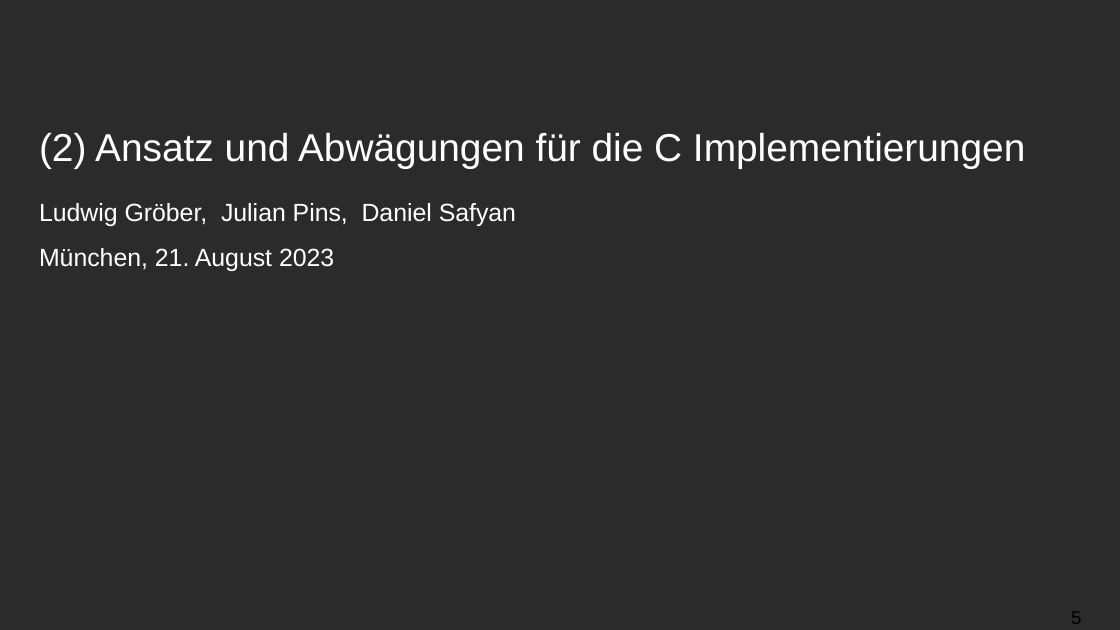
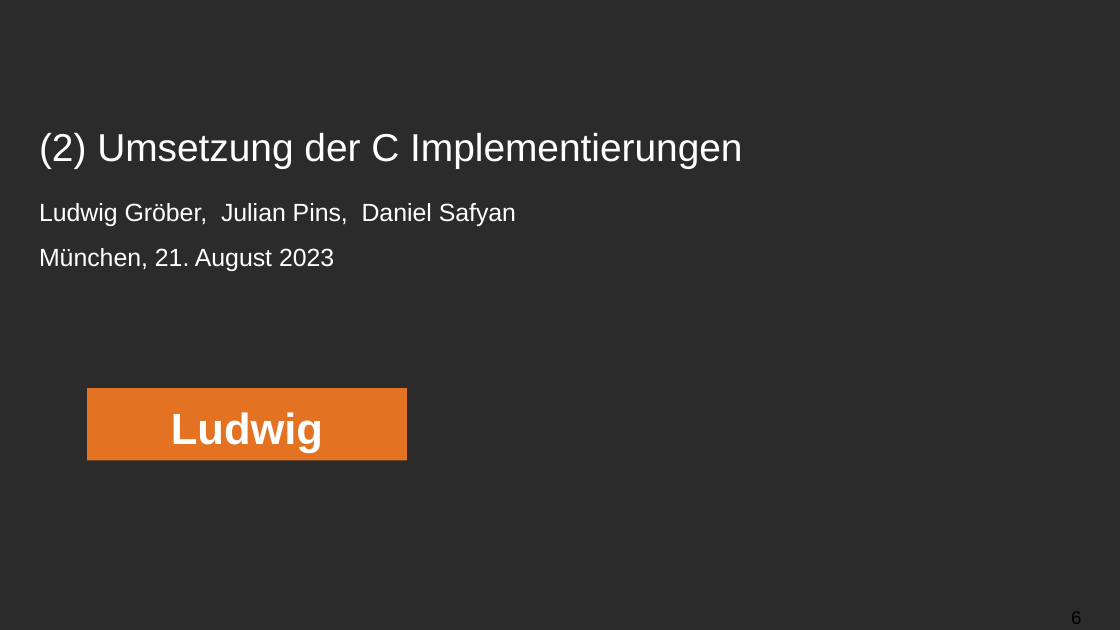
Before and after one commit to ludwiggr/ArSinH, a slide deck: slide 6 of Vortrag/Vortrag.pptx (slide 5 before the commit). Drawn at 1120x630 pixels with LibreOffice and Linux fonts; fonts in the diff are those of the drawing; background and template pictures are left out; a plain dark background stands for a picture behind light text. Boxes give left, top, right and bottom in pixels: in the first picture for what was removed or moved away, otherwise in the second. Text is boxed around its words. In the diff, an @@ line names an element or a change of style, - is before the commit and + after.

```diff
--- a/Vortrag/Vortrag.pptx
+++ b/Vortrag/Vortrag.pptx
@@ title at bbox=[39, 133, 742, 168]: text changed @@
-(2) Ansatz und Abwägungen für die C Implementierungen
+(2) Umsetzung der C Implementierungen
@@ rectangle added at bbox=[87, 389, 408, 460], fill #E37222, 28 pt, text #FFFFFF, bold @@
+Ludwig
```
Also in this commit, not shown: 13 other slides changed, 3 slides added, 1 slide removed, 5 other files.
